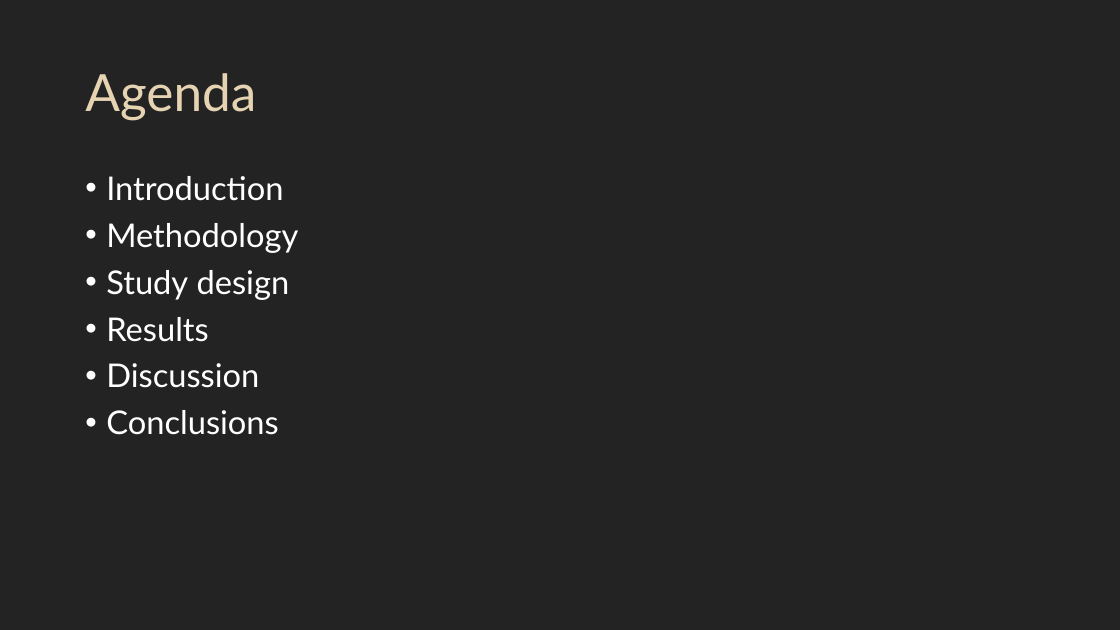
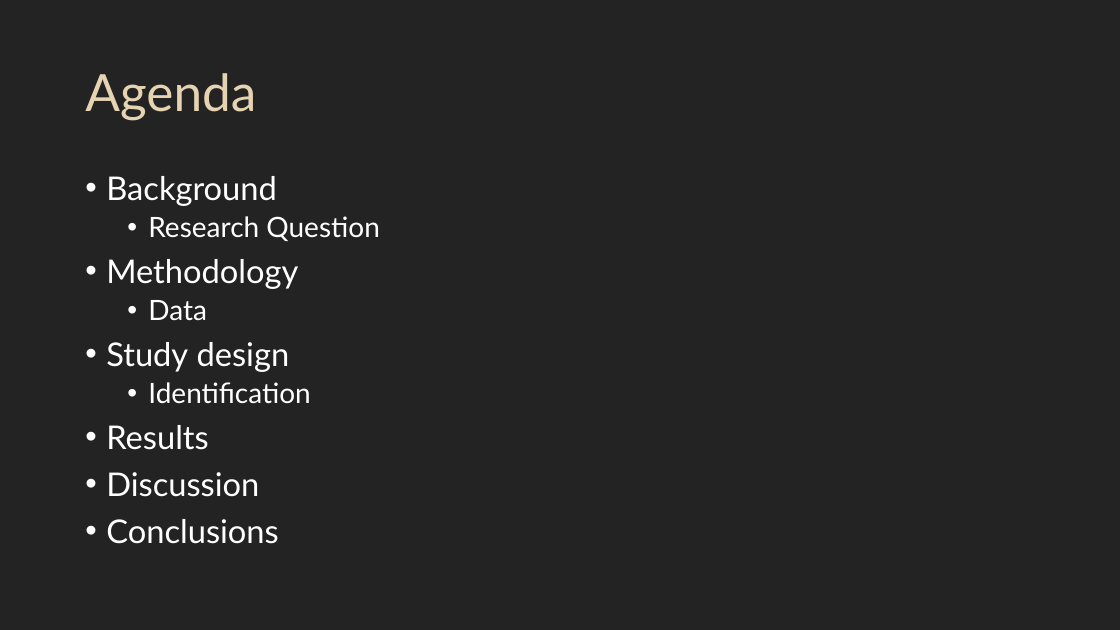
Before and after one commit to timoudas/MasterThesis, a slide deck: slide 2 of presentation.pptm. Drawn at 1120x630 pixels with LibreOffice and Linux fonts; fonts in the diff are those of the drawing. Boxes give left, top, right and bottom in pixels: in the first picture for what was removed or moved away, otherwise in the second. Text is boxed around its words. In the diff, an @@ line names an element or a change of style, - is before the commit and + after.

```diff
--- a/presentation.pptm
+++ b/presentation.pptm
@@ text at [106, 176, 379, 241]: text changed; size 28 to 24 pt @@
-• Introduction
+• Background
+  • Research Question
@@ text at [148, 300, 207, 321]: paragraph added @@
+  • Data
@@ text at [148, 382, 310, 404]: paragraph added @@
+  • Identification
```
Also in this commit, not shown: 2 other slides changed, 2 other files.
